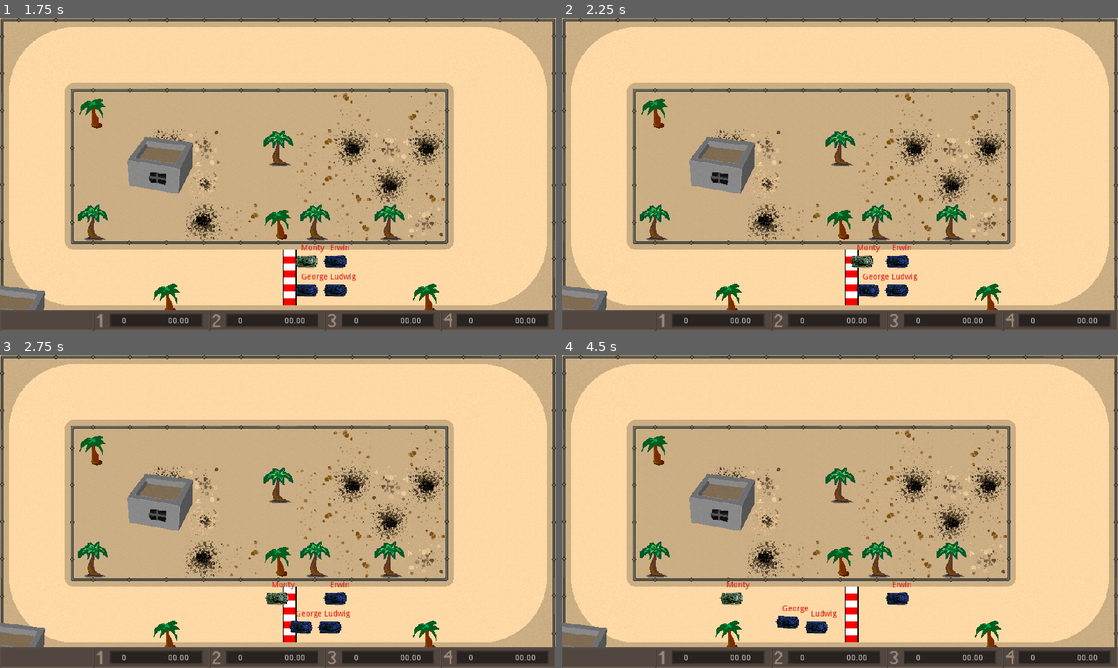
Above: before the commit, frames 1-4 (two rows, left to right).
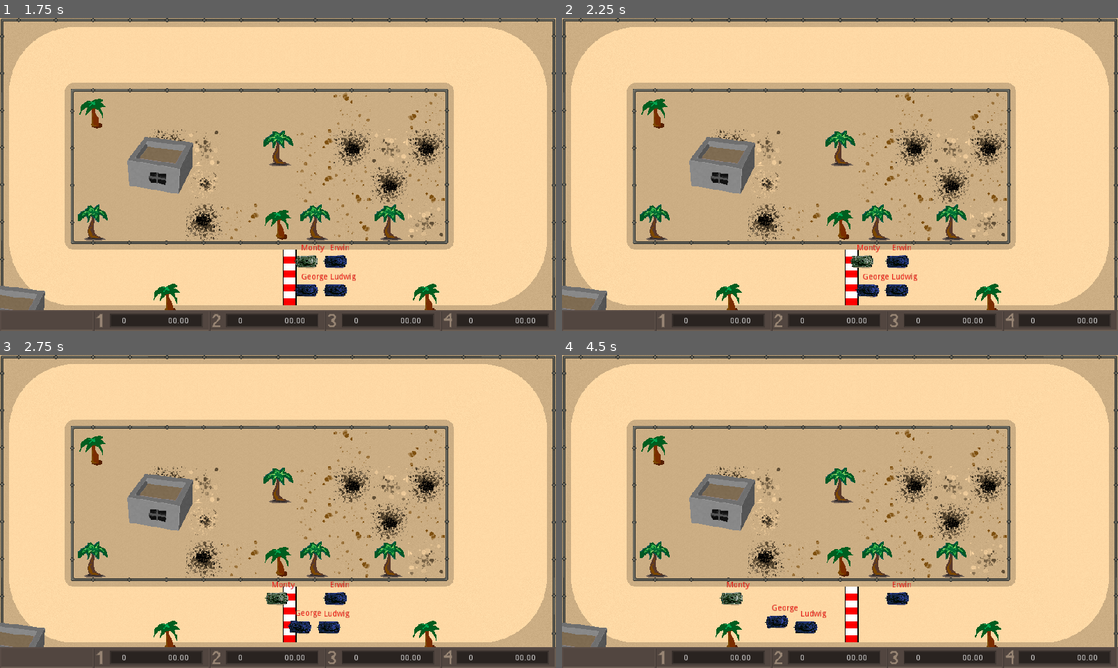
Above: after the commit, the same moments.

Repository: TeamRommel/RollingRommel
Game: Godot game, scene res://scenes/Intro.tscn
The game is run twice, just before and just after one commit, with the same random seed, the same clock (stepped at 60 frames per second) and the same inputs. The engine's default icon, where the game draws it, is replaced by a stand-in: a white triangle on a blue panel in a dark square. Video files are missing from this copy of the repository; at most half a second of black plays in their place.
Inputs (mouse positions are in pixels of both pictures, inside the frame that each line leads up to):
- Up to frame 1 (1.75 s): tap Enter at 0.5 s; hold Space (action_1_1) 0.53-1.25 s; click (289, 146) at 1.25 s
- Up to frame 2 (2.25 s): tap Space (action_1_1) at 2.1 s
- Up to frame 3 (2.75 s): no input
- Up to frame 4 (4.5 s): hold Space (action_1_1) 2.78-3.53 s; tap Space (action_1_1) at 3.6 s; hold Space (action_1_1) from 4.28 s (still down)

Frame 1 is identical in both runs. In frame 2, less than 0.1% of the frame differs, in the area x 52-63%, y 85-90%; in frame 3, 0.3%; in frame 4, 0.6%, in the area x 36-50%, y 79-90%.

Commit message:
Add difficulty levels.

Diff:
--- a/scripts/GameScene.gd
+++ b/scripts/GameScene.gd
@@ -63,6 +63,8 @@
 			plr.goal = waypoints[0].position
 			plr.nav = navigation
 			plr.must_turn_dist_forward = player.must_turn_dist_forward
+			plr.acceleration = player.acceleration
+			plr.forward_power_max = player.forward_power
 		else:
 			plr = player_car.instance()
 			plr.car_stats = car_stats
--- a/scripts/GameSettings.gd
+++ b/scripts/GameSettings.gd
@@ -2,6 +2,7 @@
 
 var no_of_players: int = 0
 var no_of_humans: int = 1
+var difficulty: int = 2
 var current_level: int = 0
 var players: Array = []
 var player_class = preload("PlayerData.gd")
@@ -10,6 +11,7 @@
 var track_results: Array = []
 var race_points: Array = [25, 15, 12, 10]
 var racers: Array = ["Monty", "George", "Erwin", "Ludwig"]
+var car_presets: Array = [[10000, 8500], [10000,10000], [12000, 12000]]
 
 var track_1 = preload("res://scenes/tracks/track_1.tscn")
 var track_2 = preload("res://scenes/tracks/track_2.tscn")
@@ -19,8 +21,11 @@
 var player_car = preload("res://scenes/PlayerVehicle.tscn")
 var cpu_car = preload("res://scenes/CPUVehicle.tscn")
 
+var rng = RandomNumberGenerator.new()
+
 func _ready():
 	create_level_array()
+	rng.randomize()
 
 func create_level_array() -> void:
 	levels.append(track_1)
@@ -34,7 +39,7 @@
 		var player = player_class.new(racers[i], i, false)
 		add_player(player)
 	for i in range(no_of_humans, 4):
-		var cpu = player_class.new(racers[i], i, true)
+		var cpu = player_class.new(racers[i], i, true, rng.randi_range(200,250), car_presets[difficulty])
 		add_player(cpu)
 
 func complete_level():
--- a/scripts/PlayerData.gd
+++ b/scripts/PlayerData.gd
@@ -29,11 +29,14 @@
 signal lap_complete
 signal race_complete
 
-func _init(new_name="ACE", new_id=0, set_cpu=false, forw_turn_dist=250):
+func _init(new_name="ACE", new_id=0, set_cpu=false, forw_turn_dist=250, stats=[8000,8000]):
 	player_name = new_name
 	player_id = new_id
 	is_cpu = set_cpu
 	must_turn_dist_forward = forw_turn_dist
+	if is_cpu:
+		acceleration = stats[0]
+		forward_power = stats[1]
 
 func set_player_as_cpu() -> void:
 	is_cpu = true
--- a/scripts/Results.gd
+++ b/scripts/Results.gd
@@ -11,13 +11,12 @@
 
 func _on_ContinueButton_pressed():
 	if GameSettings.gamemode == 0:
-		get_tree().change_scene("res://scenes/Results.tscn")
+		GameSettings.reset_cup_settings()
+		get_tree().change_scene("res://scenes/MainMenu.tscn")
+
 	elif GameSettings.gamemode == 1:
 		if GameSettings.current_level < GameSettings.levels.size():
 			get_tree().change_scene("res://scenes/GameScene.tscn")
 		else:
+			GameSettings.reset_cup_settings()
 			get_tree().change_scene("res://scenes/MainMenu.tscn")
-
-# Called every frame. 'delta' is the elapsed time since the previous frame.
-#func _process(delta):
-#	pass
